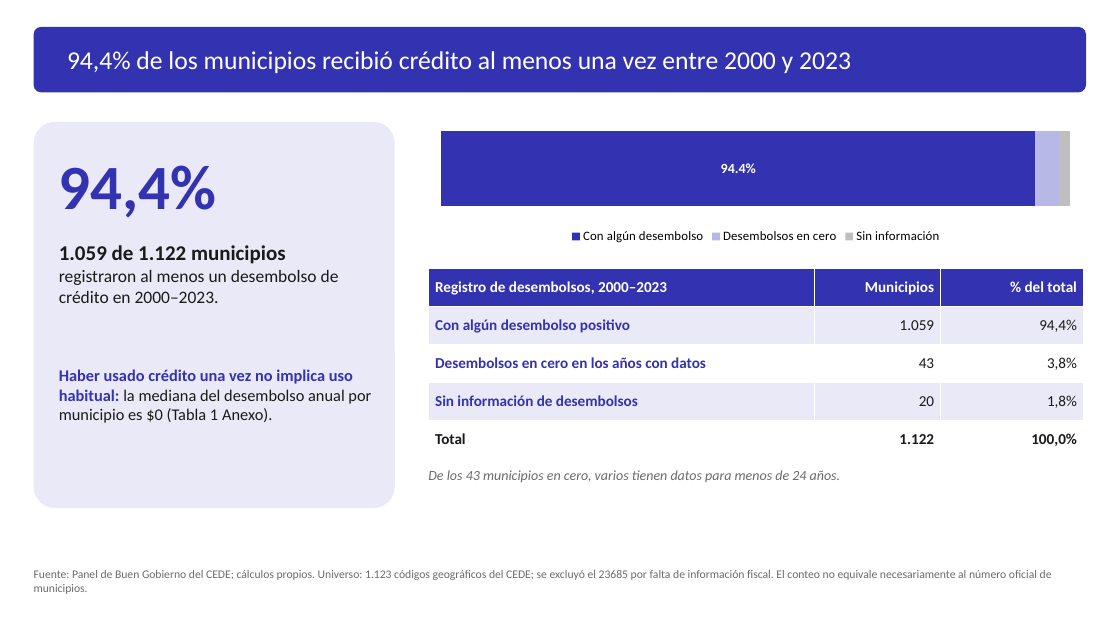
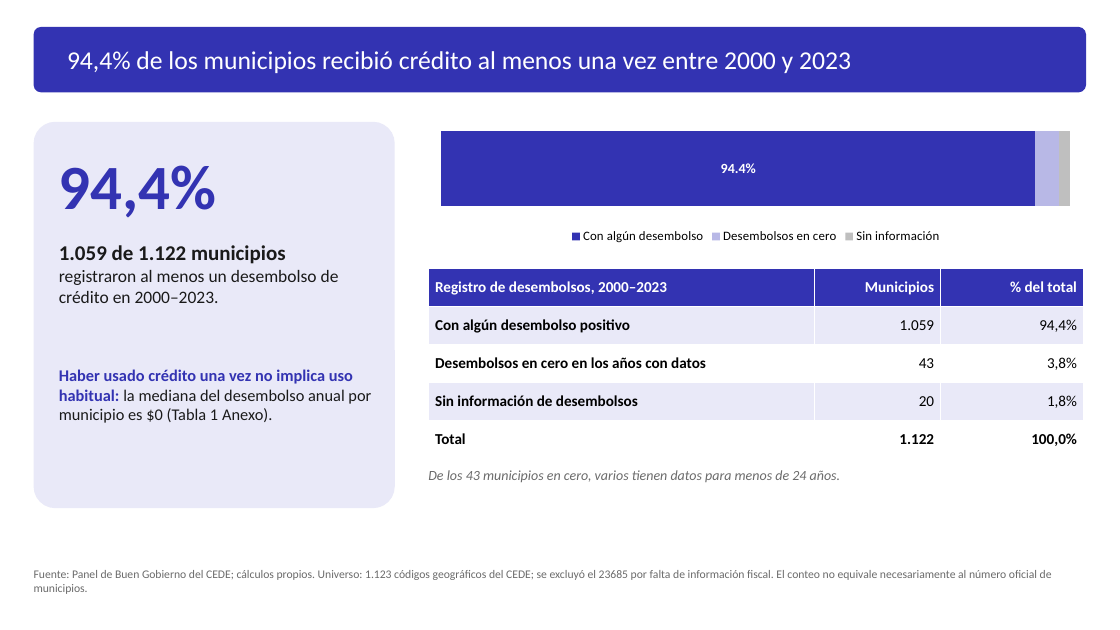
Before and after one commit to Laurarivera34/TESIS_MECA, a slide deck: slide 11 of docs/slides/profesores/Presentacion_LauraRivera_publico_general (1).pptx (slide 12 before the commit). Drawn at 1120x630 pixels with LibreOffice and Linux fonts; fonts in the diff are those of the drawing. Boxes give left, top, right and bottom in pixels: in the first picture for what was removed or moved away, otherwise in the second. Text is boxed around its words. In the diff, an @@ line names an element or a change of style, - is before the commit and + after.

```diff
--- a/docs/slides/profesores/Presentacion_LauraRivera_publico_general (1).pptx
+++ b/docs/slides/profesores/Presentacion_LauraRivera_publico_general (1).pptx
@@ table at <box>429,269,1084,458</box> @@
@@ text colour #3333B2 to #000000 in "Con algún desembolso positivo", "Desembolsos en cero en los años con ...", "Sin información de desembolsos" @@
@@ text colour #1A1A1A to #000000 in "1.059", "94,4%", "43", "3,8%" and 5 more places @@
```
Also in this commit, not shown: 13 other slides changed, 1 slide added, 5 slides removed, 4 other files.
